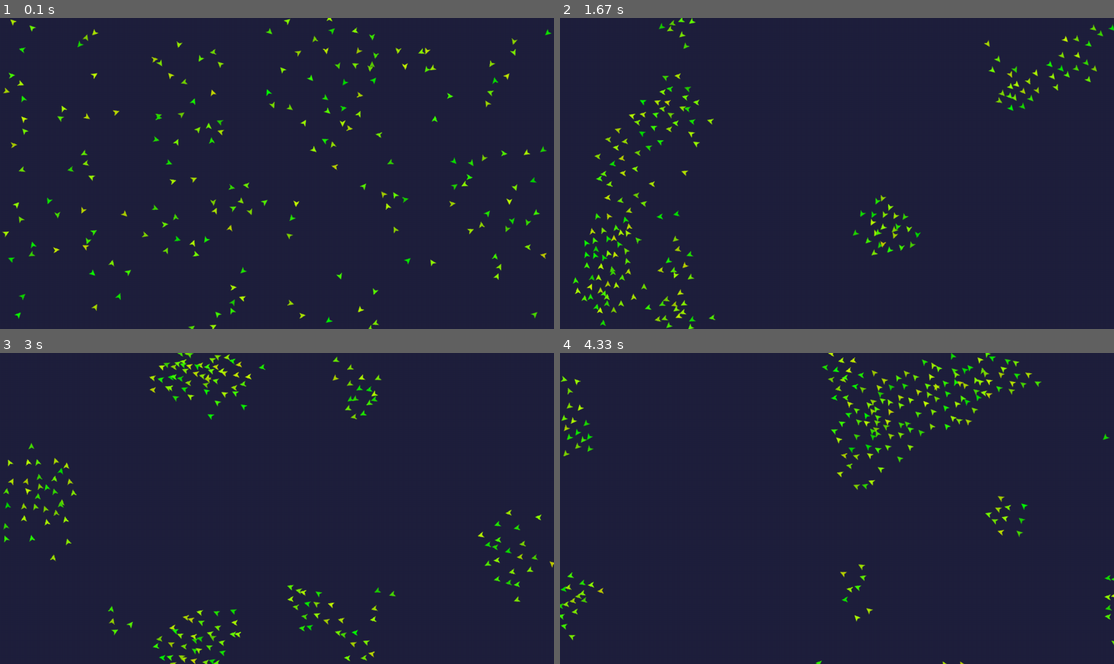
Above: before the commit, frames 1-4 (two rows, left to right).
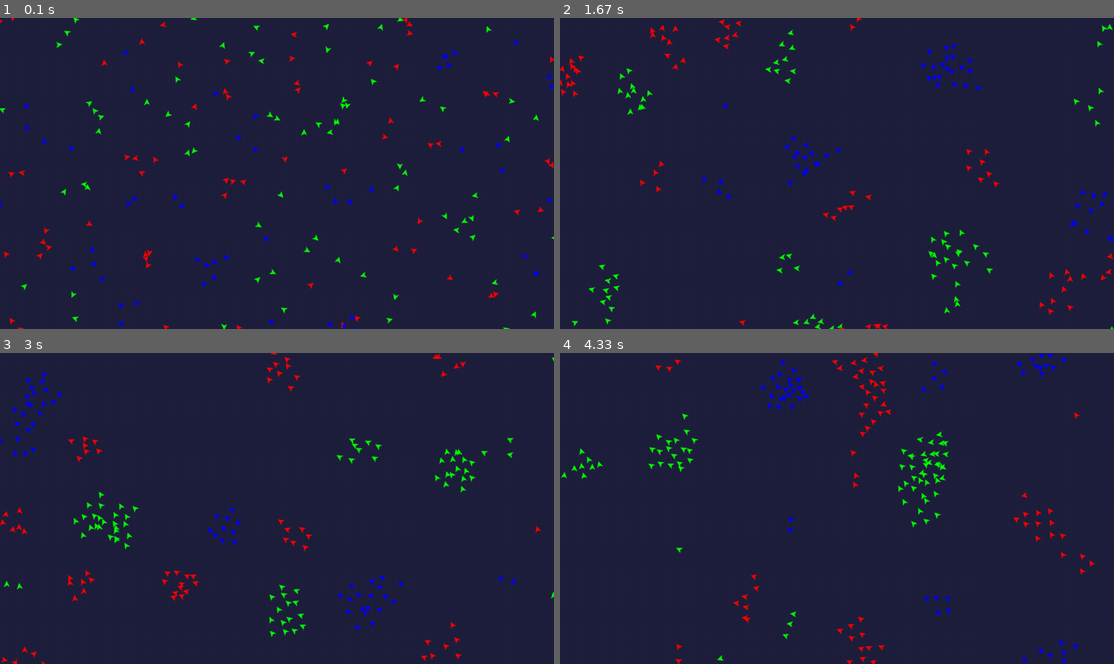
Above: after the commit, the same moments.

Repository: heitor-azambuja/pygame-boids
Game: pygame game, started from main.py
Two runs of this game, one before a commit and one after it. Both use one fixed random seed, a clock stepped at 60 frames per second and the inputs below.
Inputs:
- Up to frame 1 (0.1 s): no input
- Up to frame 2 (1.67 s): no input
- Up to frame 3 (3 s): no input
- Up to frame 4 (4.33 s): no input

The runs differ from the first frame. In frame 1, 4.4% of the frame differs, in the area x 0-100%, y 0-100%; in frame 2, 4.4%; in frame 3, 4.4%; in frame 4, 4.4%.

Commit message:
Implemented species separation.

Diff:
--- a/boids.py
+++ b/boids.py
@@ -8,19 +8,21 @@
 
 class Boid(pg.sprite.Sprite):
 
-    def __init__(self, position, velocity, color):
+    def __init__(self, position, velocity, group):
         pg.sprite.Sprite.__init__(self)
         self.radius = VISION_RANGE
         self.velocity = velocity
         self.image = IMAGE
-        self.color = color
+        # self.color = color
         self.rect = self.image.get_rect(center=position)
+        self.group = group
+        self.color = pg.Color(SPECIES_COLOR[group])
 
         # set image color
         for x in range(self.image.get_width()):
             for y in range(self.image.get_height()):
-                color.a = self.image.get_at((x, y)).a  # Preserve the alpha value.
-                self.image.set_at((x, y), color)  # Set the color of the pixel.
+                self.color.a = self.image.get_at((x, y)).a  # Preserve the alpha value.
+                self.image.set_at((x, y), self.color)  # Set the color of the pixel.
         self.colored_image = self.image.copy()   # Save the colored image.
 
         self.rotate()
@@ -46,6 +48,12 @@
                     neighbor_center = Vector2(neighbor.rect.center)
 
                     pos_diff = neighbor_center - center
+
+                    #  Check neighbor's species
+                    if neighbor.group != self.group:
+                        #  If from different species, intensify separation rule
+                        separation -= (SPECIES_SEPARATION_MULTIPLIER * pos_diff)
+
                     if pos_diff.length() < SEPARATION_THRESHOLD:
                         separation -= pos_diff
 
--- a/globals.py
+++ b/globals.py
@@ -14,3 +14,19 @@
 SEPARATION_MULTIPLIER = 0.1
 ALIGNMENT_MULTIPLIER = 0.09
 COHESION_MULTIPLIER = 0.02
+
+SPECIES_AMOUNT = 3
+SPECIES_SEPARATION_MULTIPLIER = 0.5
+SPECIES_COLOR = [
+    (255,0,0),  # Red
+    (0,255,0),  # Green
+    (0,0,255),  # Blue
+    (255,255,0),  # Yellow
+    (255,0,255),  # Purple
+    (0,255,255),  # Cyan
+    (255,255,255),  # White
+    (0,0,0),  # Black
+    (127,127,127), # Gray
+    (255,127,0),  # Orange
+    (0,255,127),  # Teal
+]
--- a/main.py
+++ b/main.py
@@ -22,10 +22,13 @@
     #  Generate boids
     boids_group = pg.sprite.Group()
     for _ in range(BOIDS_AMOUNT):
+        group = rng.randint(0, SPECIES_AMOUNT - 1)
         boid = Boid(
             position=(rng.random() * WIDTH, rng.random() * HEIGHT),
             velocity=pg.math.Vector2(rng.random() - 0.5, rng.random() - 0.5) * MAX_SPEED,
-            color=pg.Color(rng.randint(0, 200), rng.randint(200, 255), 0)
+            # color=pg.Color(rng.randint(0, 200), rng.randint(200, 255), 0),
+            # color=pg.Color(200, group * (255 // SPECIES_AMOUNT), group * (255 // SPECIES_AMOUNT)),
+            group=group
         )
         boids_group.add(boid)
 
